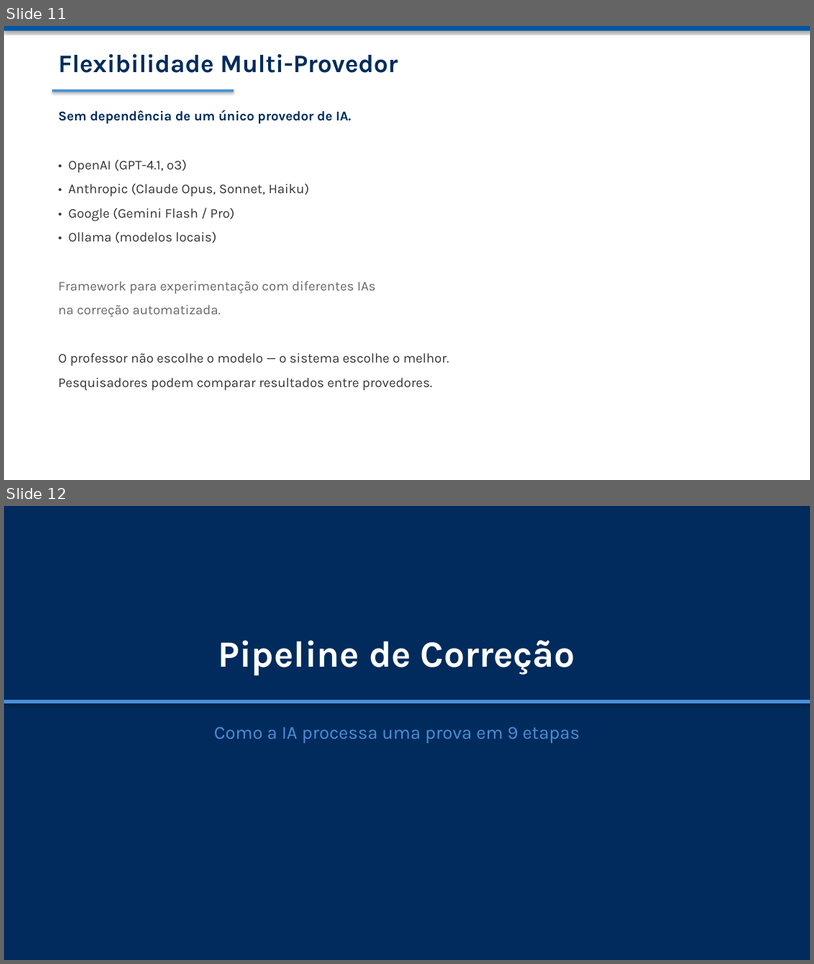
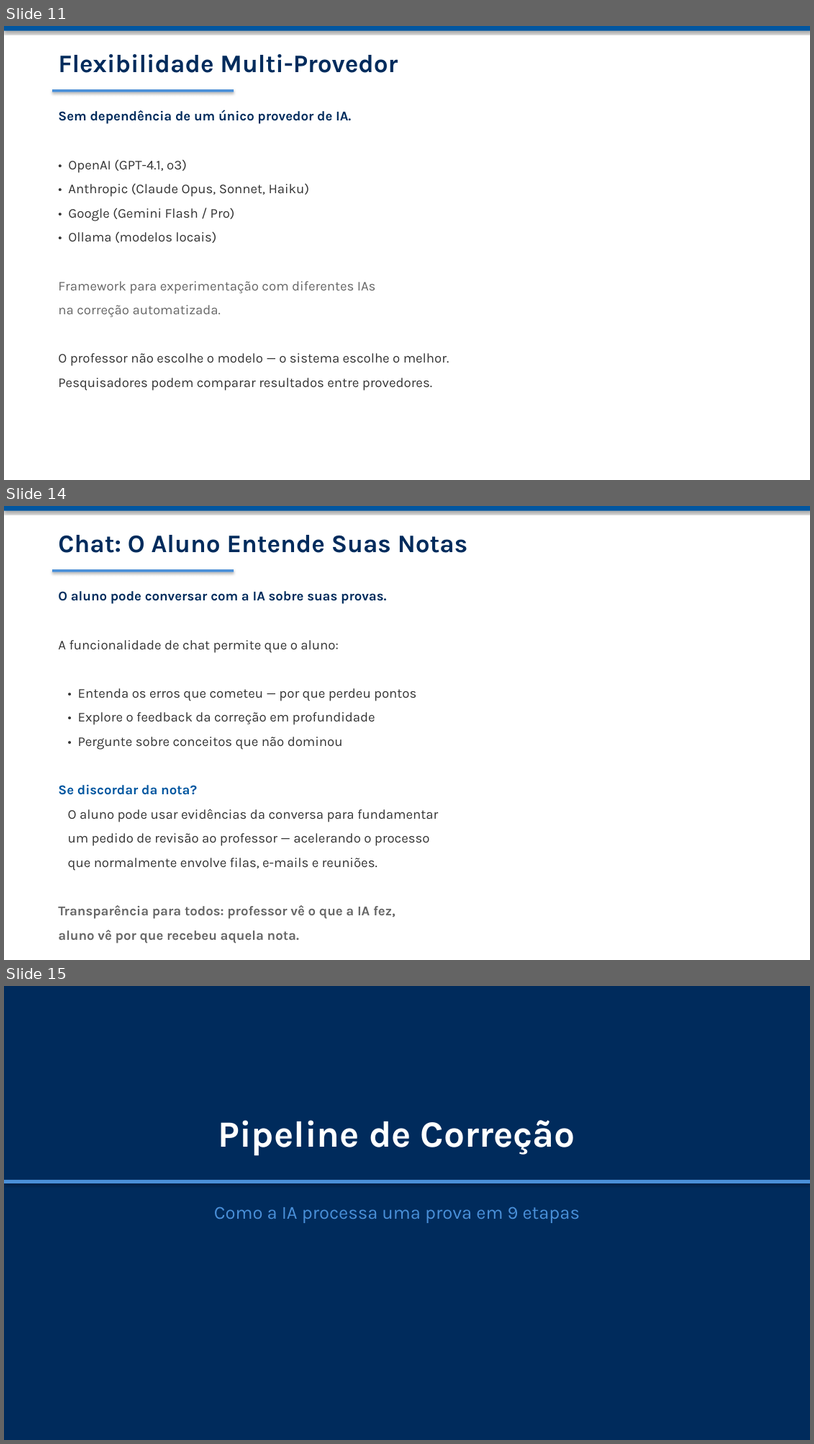
Before and after one commit to OttoBoop/novo-cr-presentation, a slide deck: NOVO_CR_Apresentacao_v3.pptx. Shown one above the other, each under a label of ours: slides 11 and 12 before the commit, slides 11, 14 and 15 after it; the slides between them are not shown. The pictures are 814x964 and 814x1444 pixels, drawn with LibreOffice and Linux fonts; fonts in the diff are those of the drawing. Boxes give left, top, right and bottom in pixels: in the first picture for what was removed or moved away, otherwise in the second. Text is boxed around its words. In the diff, an @@ line names an element or a change of style, - is before the commit and + after.

```diff
--- a/NOVO_CR_Apresentacao_v3.pptx
+++ b/NOVO_CR_Apresentacao_v3.pptx
@@ slide 14 added at bbox=[4, 506, 810, 960], background #FFFFFF @@
@@ rectangle added at bbox=[4, 506, 810, 511], fill #0056A0 @@
@@ text added at bbox=[58, 535, 468, 553], 30 pt, text #002B5C, bold @@
+Chat: O Aluno Entende Suas Notas
@@ rectangle added at bbox=[52, 569, 234, 572], fill #4A90D9 @@
@@ text added at bbox=[58, 591, 438, 919], 16 pt, text #333333 @@
+O aluno pode conversar com a IA sobre suas provas.
+A funcionalidade de chat permite que o aluno:
+• Entenda os erros que cometeu — por que perdeu pontos
+• Explore o feedback da correção em profundidade
+• Pergunte sobre conceitos que não dominou
+Se discordar da nota?
+O aluno pode usar evidências da conversa para fundamentar
+um pedido de revisão ao professor — acelerando o processo
+que normalmente envolve filas, e-mails e reuniões.
+Transparência para todos: professor vê o que a IA fez,
+aluno vê por que recebeu aquela nota.
@@ what was slide 12 is now slide 15 @@
```
Also in this commit, not shown: 1 slide changed, 3 other slides added, 2 other files.
